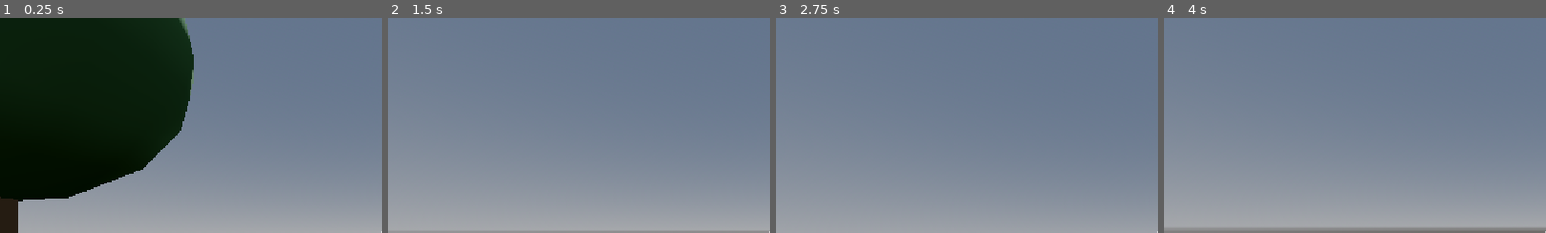
Above: before the commit, frames 1-4 (left to right).
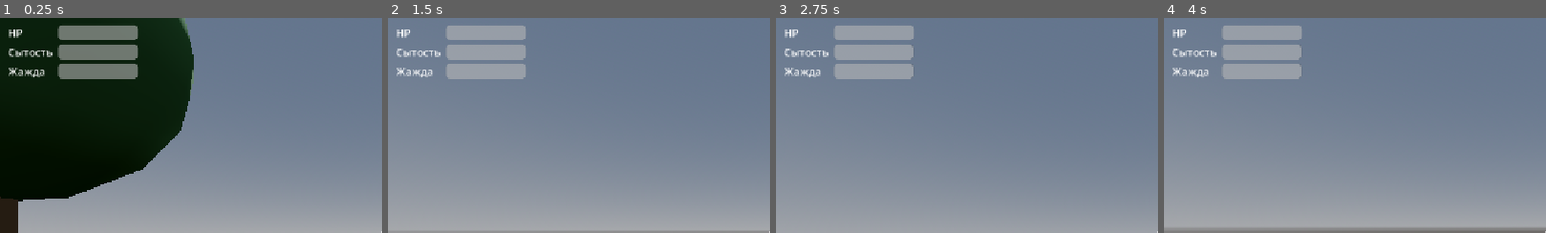
Above: after the commit, the same moments.

Repository: goverfar-tech/govno-igra
Game: Godot game, scene res://scenes/world/world_prototype.tscn
The game is run twice, just before and just after one commit, with the same random seed, the same clock (stepped at 60 frames per second) and the same inputs.
Inputs (mouse positions are % of the whole screen's width and height, from its top left):
- Up to frame 1 (0.25 s): no input
- Up to frame 2 (1.5 s): tap Enter (ui_accept) at 0.5 s; move the mouse to (55, 50) at 0.52 s; hold Ctrl (crouch) 0.53-1.28 s; hold W (move_forward) from 0.53 s (still down); click (55, 50) at 0.67 s; tap Space (jump) at 0.77 s; tap Shift (sprint) at 0.8, 1.35 s; move the mouse to (45, 50) at 1.27 s; click (45, 50) at 1.42 s
- Up to frame 3 (2.75 s): keep holding W (move_forward); tap Space (jump) at 1.52 s; tap Enter (ui_accept) at 1.55 s; move the mouse to (52, 48) at 2.02 s; hold Enter (ui_accept) from 2.03 s (still down); click (52, 48) at 2.17 s; tap Ctrl (crouch) at 2.3 s
- Up to frame 4 (4 s): keep holding W (move_forward); move the mouse to (49, 52) at 2.77 s; release Enter (ui_accept) at 2.78 s; tap Ctrl (crouch) at 2.85 s; click (49, 52) at 2.92 s; tap Space (jump) at 3.02, 3.77 s; tap Shift (sprint) at 3.05 s; move the mouse to (57, 51) at 3.52 s; hold Enter (ui_accept) from 3.53 s (still down); tap E (interact) at 3.6 s; click (57, 51) at 3.67 s
The pictures show only the part of the screen within x 0-50%, y 0-50%; the shares and areas given below are measured in that part.

The runs differ from the first frame. In frame 1, 5.0% of the frame differs, in the area x 2-37%, y 3-29%; in frame 2, 4.8%; in frame 3, 4.8%; in frame 4, 4.8%.

Commit message:
feat(survival): player stats (HP/hunger/thirst) with decay, eat/drink via LMB from hotbar, HUD stat bars, death screen with restart

Diff:
--- a/scenes/player/player.tscn
+++ b/scenes/player/player.tscn
@@ -1,10 +1,12 @@
-[gd_scene load_steps=6 format=3]
+[gd_scene load_steps=7 format=3]
 
 [ext_resource type="Script" path="res://scripts/player/player.gd" id="1_player"]
 
 [ext_resource type="Script" path="res://scripts/player/interact_ray.gd" id="2_ray"]
 
 [ext_resource type="Script" path="res://scripts/player/inventory.gd" id="3_inv"]
+
+[ext_resource type="Script" path="res://scripts/player/stats.gd" id="4_stats"]
 
 [sub_resource type="CapsuleShape3D" id="player_capsule"]
 radius = 0.4
@@ -41,3 +43,6 @@
 
 [node name="Inventory" type="Node" parent="."]
 script = ExtResource("3_inv")
+
+[node name="Stats" type="Node" parent="."]
+script = ExtResource("4_stats")
--- /dev/null
+++ b/scenes/ui/death_screen.tscn
@@ -0,0 +1,44 @@
+[gd_scene load_steps=2 format=3]
+
+[ext_resource type="Script" path="res://scripts/ui/death_screen.gd" id="1_script"]
+
+[node name="DeathScreen" type="Control"]
+process_mode = 3
+visible = false
+anchors_preset = 15
+anchor_right = 1.0
+anchor_bottom = 1.0
+script = ExtResource("1_script")
+
+[node name="Dim" type="ColorRect" parent="."]
+anchors_preset = 15
+anchor_right = 1.0
+anchor_bottom = 1.0
+color = Color(0, 0, 0, 0.85)
+
+[node name="Center" type="CenterContainer" parent="."]
+anchors_preset = 15
+anchor_right = 1.0
+anchor_bottom = 1.0
+mouse_filter = 2
+
+[node name="VBox" type="VBoxContainer" parent="Center"]
+theme_override_constants/separation = 16
+alignment = 1
+
+[node name="Title" type="Label" parent="Center/VBox"]
+theme_override_font_sizes/font_size = 48
+text = "Ты не выжил"
+horizontal_alignment = 1
+
+[node name="Subtitle" type="Label" parent="Center/VBox"]
+theme_override_font_sizes/font_size = 16
+text = "Голод или жажда доконали. Enter — начать заново."
+theme_override_colors/font_color = Color(0.8, 0.8, 0.8, 1)
+horizontal_alignment = 1
+
+[node name="RestartButton" type="Button" parent="Center/VBox"]
+custom_minimum_size = Vector2(200, 40)
+size_flags_horizontal = 4
+theme_override_font_sizes/font_size = 18
+text = "Начать заново"
--- a/scenes/ui/hud.tscn
+++ b/scenes/ui/hud.tscn
@@ -6,8 +6,73 @@
 
 [ext_resource type="PackedScene" path="res://scenes/ui/inventory_panel.tscn" id="3_panel"]
 
+[ext_resource type="PackedScene" path="res://scenes/ui/death_screen.tscn" id="4_death"]
+
 [node name="HUD" type="CanvasLayer"]
 script = ExtResource("1_script")
+
+[node name="StatsBars" type="VBoxContainer" parent="."]
+anchors_preset = 0
+offset_left = 12.0
+offset_top = 12.0
+offset_right = 200.0
+offset_bottom = 90.0
+theme_override_constants/separation = 6
+mouse_filter = 2
+
+[node name="HealthRow" type="HBoxContainer" parent="StatsBars"]
+theme_override_constants/separation = 6
+mouse_filter = 2
+
+[node name="Label" type="Label" parent="StatsBars/HealthRow"]
+custom_minimum_size = Vector2(70, 0)
+mouse_filter = 2
+text = "HP"
+
+[node name="BarHealth" type="ProgressBar" parent="StatsBars/HealthRow"]
+unique_name_in_owner = true
+custom_minimum_size = Vector2(120, 14)
+size_flags_vertical = 5
+mouse_filter = 2
+max_value = 100.0
+value = 100.0
+show_percentage = false
+
+[node name="HungerRow" type="HBoxContainer" parent="StatsBars"]
+theme_override_constants/separation = 6
+mouse_filter = 2
+
+[node name="Label" type="Label" parent="StatsBars/HungerRow"]
+custom_minimum_size = Vector2(70, 0)
+mouse_filter = 2
+text = "Сытость"
+
+[node name="BarHunger" type="ProgressBar" parent="StatsBars/HungerRow"]
+unique_name_in_owner = true
+custom_minimum_size = Vector2(120, 14)
+size_flags_vertical = 5
+mouse_filter = 2
+max_value = 100.0
+value = 100.0
+show_percentage = false
+
+[node name="ThirstRow" type="HBoxContainer" parent="StatsBars"]
+theme_override_constants/separation = 6
+mouse_filter = 2
+
+[node name="Label" type="Label" parent="StatsBars/ThirstRow"]
+custom_minimum_size = Vector2(70, 0)
+mouse_filter = 2
+text = "Жажда"
+
+[node name="BarThirst" type="ProgressBar" parent="StatsBars/ThirstRow"]
+unique_name_in_owner = true
+custom_minimum_size = Vector2(120, 14)
+size_flags_vertical = 5
+mouse_filter = 2
+max_value = 100.0
+value = 100.0
+show_percentage = false
 
 [node name="Crosshair" type="ColorRect" parent="."]
 unique_name_in_owner = true
@@ -56,3 +121,5 @@
 [node name="Hotbar" parent="." instance=ExtResource("2_hotbar")]
 
 [node name="InventoryPanel" parent="." instance=ExtResource("3_panel")]
+
+[node name="DeathScreen" parent="." instance=ExtResource("4_death")]
--- a/scenes/world/world_prototype.tscn
+++ b/scenes/world/world_prototype.tscn
@@ -13,6 +13,8 @@
 [ext_resource type="Resource" path="res://resources/items/stone.tres" id="6_stone"]
 
 [ext_resource type="Resource" path="res://resources/items/berry.tres" id="7_berry"]
+
+[ext_resource type="Resource" path="res://resources/items/flask.tres" id="8_flask"]
 
 [sub_resource type="ProceduralSkyMaterial" id="sky_mat"]
 
@@ -425,6 +427,10 @@
 item = ExtResource("7_berry")
 count = 3
 
+[node name="Pickup4" parent="Pickups" instance=ExtResource("2_pickup")]
+transform = Transform3D(1, 0, 0, 0, 1, 0, 0, 0, 1, -5, 0.3, 12)
+item = ExtResource("8_flask")
+
 [node name="ResourceNodes" type="Node3D" parent="."]
 
 [node name="ResourceTreeA" parent="ResourceNodes" instance=ExtResource("4_rtree")]
--- a/scripts/autoload/signal_hub.gd
+++ b/scripts/autoload/signal_hub.gd
@@ -16,3 +16,9 @@
 
 ## Изменился активный слот хотбара (0..4).
 signal selection_changed(index: int)
+
+## Статы игрока изменились (значения 0..100).
+signal stats_changed(health: float, hunger: float, thirst: float)
+
+## Игрок погиб.
+signal player_died
--- a/scripts/player/inventory.gd
+++ b/scripts/player/inventory.gd
@@ -40,6 +40,11 @@
 
 func cycle_slot(dir: int) -> void:
 	select_slot((selected_slot + dir + 5) % 5)
+
+
+## Содержимое активного слота хотбара.
+func get_selected_slot() -> Dictionary:
+	return slots[selected_slot]
 
 
 ## Забирает всю пачку из слота (для выбрасывания). Возвращает {"item","count"}.
--- a/scripts/player/player.gd
+++ b/scripts/player/player.gd
@@ -24,6 +24,7 @@
 @onready var collision_shape: CollisionShape3D = $CollisionShape3D
 @onready var head_clearance: ShapeCast3D = $HeadClearance
 @onready var inventory: Inventory = $Inventory
+@onready var stats: Stats = $Stats
 
 var gravity: float = ProjectSettings.get_setting("physics/3d/default_gravity")
 var is_crouching := false
@@ -57,10 +58,14 @@
 	if panel_open:
 		return
 	if event is InputEventMouseButton and event.pressed:
-		if event.button_index == MOUSE_BUTTON_WHEEL_UP:
-			inventory.cycle_slot(-1)
-		elif event.button_index == MOUSE_BUTTON_WHEEL_DOWN:
-			inventory.cycle_slot(1)
+		match event.button_index:
+			MOUSE_BUTTON_WHEEL_UP:
+				inventory.cycle_slot(-1)
+			MOUSE_BUTTON_WHEEL_DOWN:
+				inventory.cycle_slot(1)
+			MOUSE_BUTTON_LEFT:
+				if Input.mouse_mode == Input.MOUSE_MODE_CAPTURED:
+					use_selected_item()
 	elif event is InputEventKey and event.pressed and not event.echo:
 		if event.keycode >= KEY_1 and event.keycode <= KEY_5:
 			inventory.select_slot(event.keycode - KEY_1)
@@ -124,6 +129,29 @@
 		camera.position = camera.position.lerp(Vector3.ZERO, delta * 8.0)
 
 
+## Идёт ли игрок бегом прямо сейчас (для ускоренного расхода статов).
+func is_sprinting_now() -> bool:
+	if is_crouching or not is_on_floor():
+		return false
+	if not Input.is_action_pressed("sprint"):
+		return false
+	return Input.get_vector("move_left", "move_right", "move_forward", "move_back").length() > 0.1
+
+
+## Использовать предмет из активного слота хотбара (ЛКМ).
+func use_selected_item() -> void:
+	var data := inventory.get_selected_slot()
+	var item: ItemData = data.get("item")
+	if item == null:
+		return
+	if item.is_edible or item.nutrition > 0.0 or item.hydration > 0.0:
+		if inventory.remove_item(item, 1):
+			stats.apply_food(item.nutrition, item.hydration)
+			SignalHub.notify.emit("Съедено: %s" % item.display_name)
+	else:
+		SignalHub.notify.emit("Это нельзя съесть")
+
+
 ## Выбросить всю пачку из слота перед собой.
 func drop_slot(index: int) -> void:
 	var data := inventory.take_all(index)
--- /dev/null
+++ b/scripts/player/stats.gd
@@ -0,0 +1,55 @@
+class_name Stats
+extends Node
+## Статы выживания игрока. Дочерний узел Player.
+## Расход: сытость медленнее, жажда быстрее; бег ускоряет расход.
+## Пустой стат — медленная потеря HP. HP 0 — смерть.
+
+const MAX_VALUE := 100.0
+const HUNGER_PER_SEC := 100.0 / 600.0  # ~10 минут до голода
+const THIRST_PER_SEC := 100.0 / 360.0  # ~6 минут до жажды
+const STARVE_DPS := 1.0                # урон HP в секунду при пустом стате
+const SPRINT_MULT := 1.6               # множитель расхода при беге
+
+var health := MAX_VALUE
+var hunger := MAX_VALUE
+var thirst := MAX_VALUE
+
+var is_dead := false
+
+var _last_emitted := Vector3(-1.0, -1.0, -1.0)
+
+@onready var _player: Player = get_parent()
+
+
+func _ready() -> void:
+	# UI создаётся позже — первичное состояние отложенно
+	call_deferred("_emit")
+
+
+func _physics_process(delta: float) -> void:
+	if is_dead:
+		return
+	var mult := SPRINT_MULT if _player and _player.is_sprinting_now() else 1.0
+
+	hunger = maxf(0.0, hunger - HUNGER_PER_SEC * mult * delta)
+	thirst = maxf(0.0, thirst - THIRST_PER_SEC * mult * delta)
+	if hunger <= 0.0 or thirst <= 0.0:
+		health = maxf(0.0, health - STARVE_DPS * delta)
+		if health <= 0.0:
+			is_dead = true
+			SignalHub.player_died.emit()
+	_emit()
+
+
+func _emit() -> void:
+	var current := Vector3(snappedf(health, 0.1), snappedf(hunger, 0.1), snappedf(thirst, 0.1))
+	if current != _last_emitted:
+		_last_emitted = current
+		SignalHub.stats_changed.emit(health, hunger, thirst)
+
+
+## Съесть/выпить предмет: восстанавливает сытость и жажду.
+func apply_food(nutrition: float, hydration: float) -> void:
+	hunger = minf(MAX_VALUE, hunger + nutrition)
+	thirst = minf(MAX_VALUE, thirst + hydration)
+	_emit()
--- /dev/null
+++ b/scripts/ui/death_screen.gd
@@ -0,0 +1,27 @@
+class_name DeathScreen
+extends Control
+## Экран смерти: по сигналу player_died ставит игру на паузу и
+## предлагает начать заново (перезагрузка сцены).
+## process_mode = ALWAYS — работает на паузе.
+
+
+func _ready() -> void:
+	visible = false
+	SignalHub.player_died.connect(_on_player_died)
+	$Center/VBox/RestartButton.pressed.connect(_on_restart_pressed)
+
+
+func _unhandled_input(event: InputEvent) -> void:
+	if visible and event.is_action_pressed("ui_accept"):
+		_on_restart_pressed()
+
+
+func _on_player_died() -> void:
+	visible = true
+	get_tree().paused = true
+	Input.mouse_mode = Input.MOUSE_MODE_VISIBLE
+
+
+func _on_restart_pressed() -> void:
+	get_tree().paused = false
+	get_tree().reload_current_scene()
--- a/scripts/ui/hud.gd
+++ b/scripts/ui/hud.gd
@@ -1,12 +1,16 @@
 class_name HUD
 extends CanvasLayer
-## Игровой HUD: прицел-точка, подсказка взаимодействия, тосты, хотбар.
+## Игровой HUD: прицел, подсказка, тосты, хотбар, полоски статов,
+## экран смерти (отдельная сцена).
 ## Слушает SignalHub, сам ни от кого не зависит.
 
 const TOAST_TIME := 2.0
 
 @onready var prompt_label: Label = %PromptLabel
 @onready var toast_label: Label = %ToastLabel
+@onready var bar_health: ProgressBar = %BarHealth
+@onready var bar_hunger: ProgressBar = %BarHunger
+@onready var bar_thirst: ProgressBar = %BarThirst
 
 var _toast_timer := 0.0
 
@@ -16,6 +20,7 @@
 	toast_label.visible = false
 	SignalHub.prompt_changed.connect(_on_prompt_changed)
 	SignalHub.notify.connect(_on_notify)
+	SignalHub.stats_changed.connect(_on_stats_changed)
 
 
 func _process(delta: float) -> void:
@@ -34,3 +39,9 @@
 	toast_label.text = text
 	toast_label.visible = true
 	_toast_timer = TOAST_TIME
+
+
+func _on_stats_changed(health: float, hunger: float, thirst: float) -> void:
+	bar_health.value = health
+	bar_hunger.value = hunger
+	bar_thirst.value = thirst
Not shown: 1 places in scenes/ui/hud.tscn that only renumber resources
Not shown: 1 places in scenes/world/world_prototype.tscn that only renumber resources
Not shown, added: scripts/player/stats.gd.uid
Not shown, added: scripts/ui/death_screen.gd.uid
Not shown, changed: MEMORY.md
